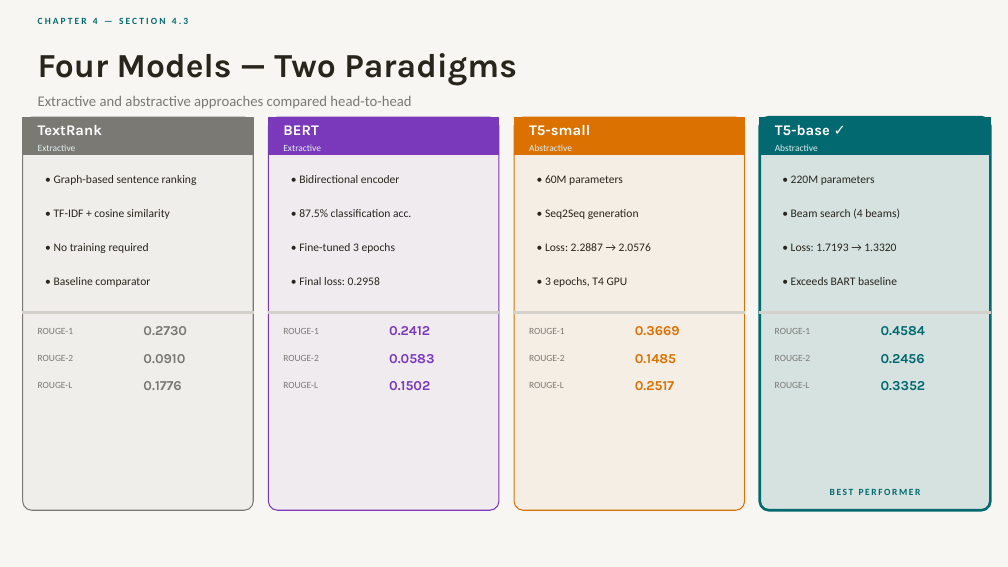
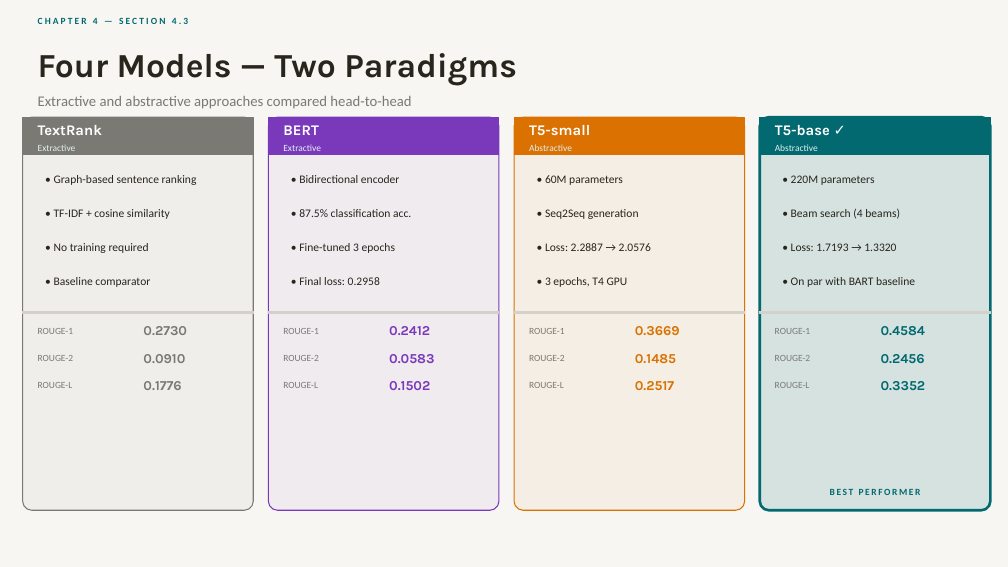
Before and after one commit to CNShivani7/DocSnap-Intelligent-Summarization, a slide deck: slide 11 of DocSnap_Presentation.pptx. Drawn at 1008x567 pixels with LibreOffice and Linux fonts; fonts in the diff are those of the drawing. Boxes give left, top, right and bottom in pixels: in the first picture for what was removed or moved away, otherwise in the second. Text is boxed around its words. In the diff, an @@ line names an element or a change of style, - is before the commit and + after.

Commit message:
Fix BART claim and H1 wording in PPT
- 'exceeds BART by 3.8%' → 'comparable to BART baseline'
- '+3.8%' stat card → '~Parity / Comparable to BART baseline'
- 'H1 conclusive' → 'strongly supports H1'
- NLP timeline DocSnap entry updated to reflect fair comparison context
- Subtitle on ROUGE slide updated to 'comparable to BART baseline'

```diff
--- a/DocSnap_Presentation.pptx
+++ b/DocSnap_Presentation.pptx
@@ text at (791, 277, 915, 287): text changed @@
-• Exceeds BART baseline
+• On par with BART baseline
```
Also in this commit, not shown: 7 other slides changed.
